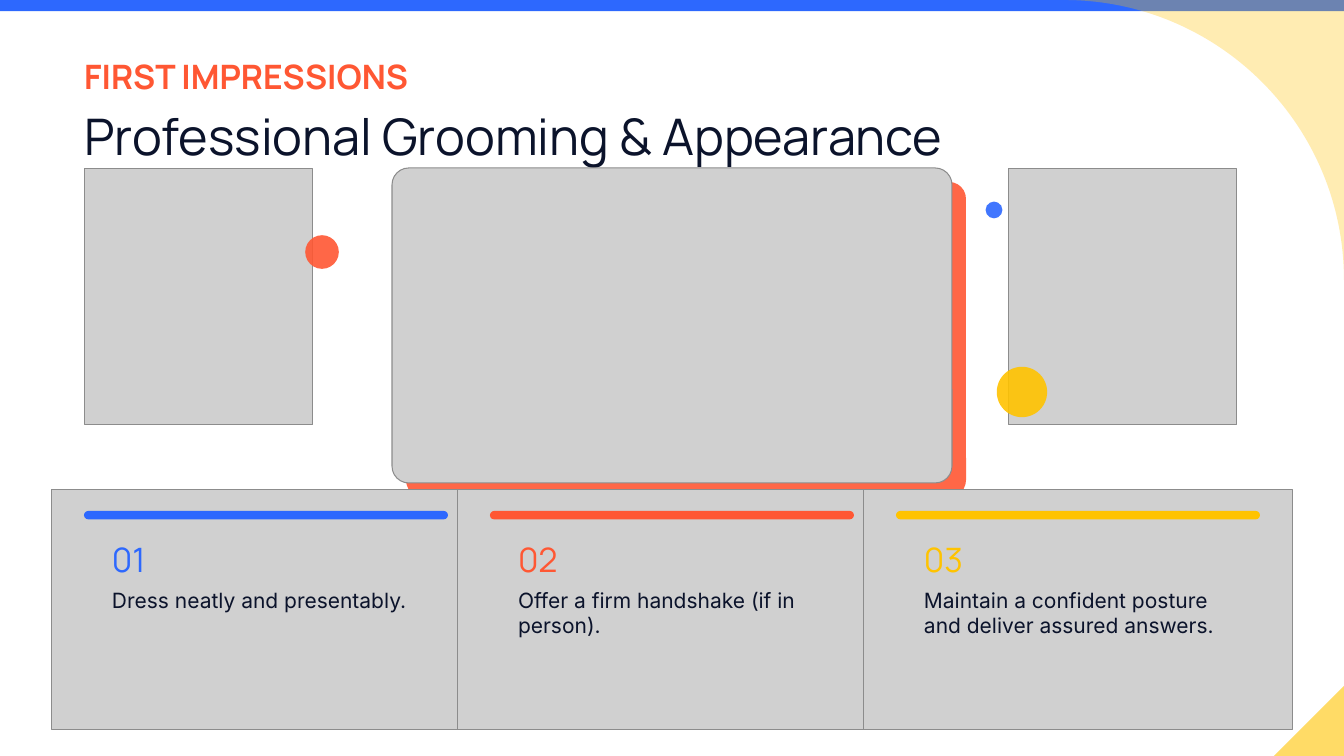
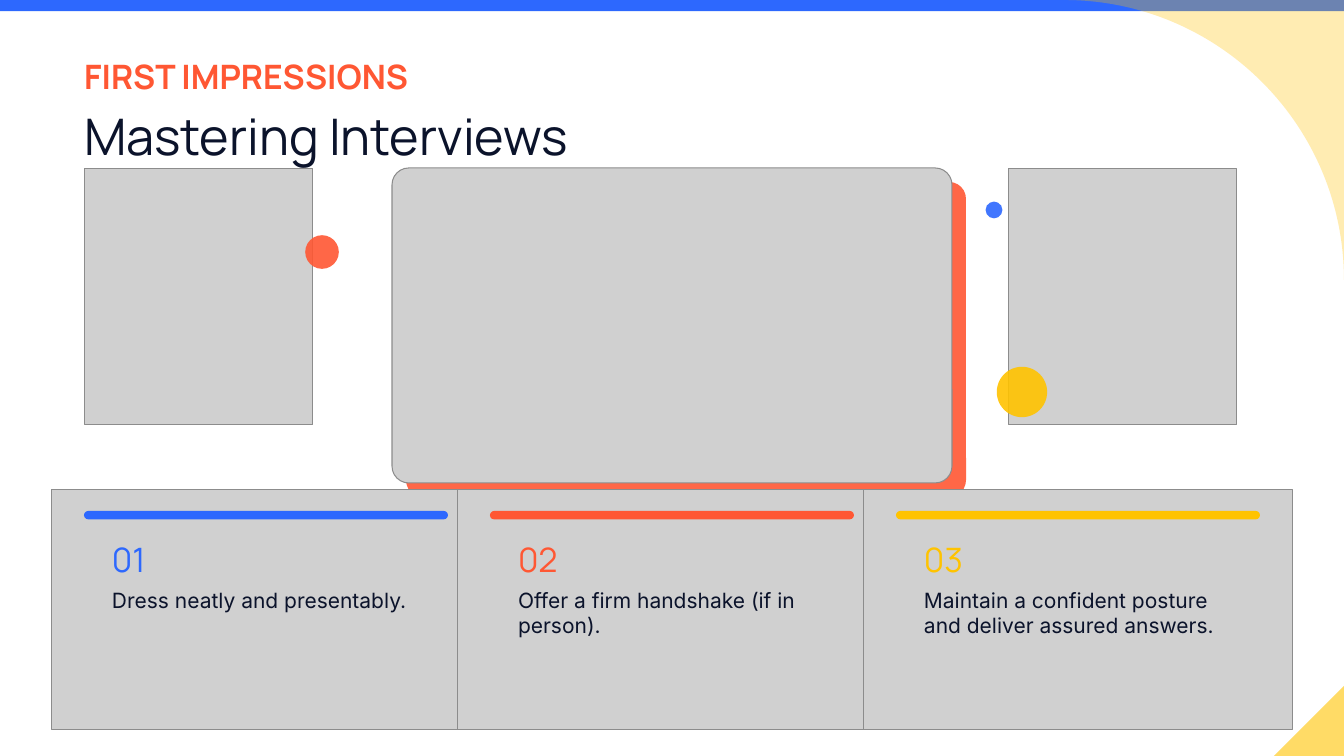
Before and after one commit to brinda-25/workshop, a slide deck: slide 1 of Day4/Mastering_Interview.pptx. Drawn at 1344x756 pixels with LibreOffice and Linux fonts; fonts in the diff are those of the drawing; grey boxes stand for pictures. Boxes give left, top, right and bottom in pixels: in the first picture for what was removed or moved away, otherwise in the second. Text is boxed around its words. In the diff, an @@ line names an element or a change of style, - is before the commit and + after.

```diff
--- a/Day4/Mastering_Interview.pptx
+++ b/Day4/Mastering_Interview.pptx
@@ text at (x1=84, y1=118, x2=567, y2=168): text changed @@
-Professional Grooming & Appearance
+Mastering Interviews
```
Also in this commit, not shown: 4 other slides changed, 5 slides added, 7 slides removed.
